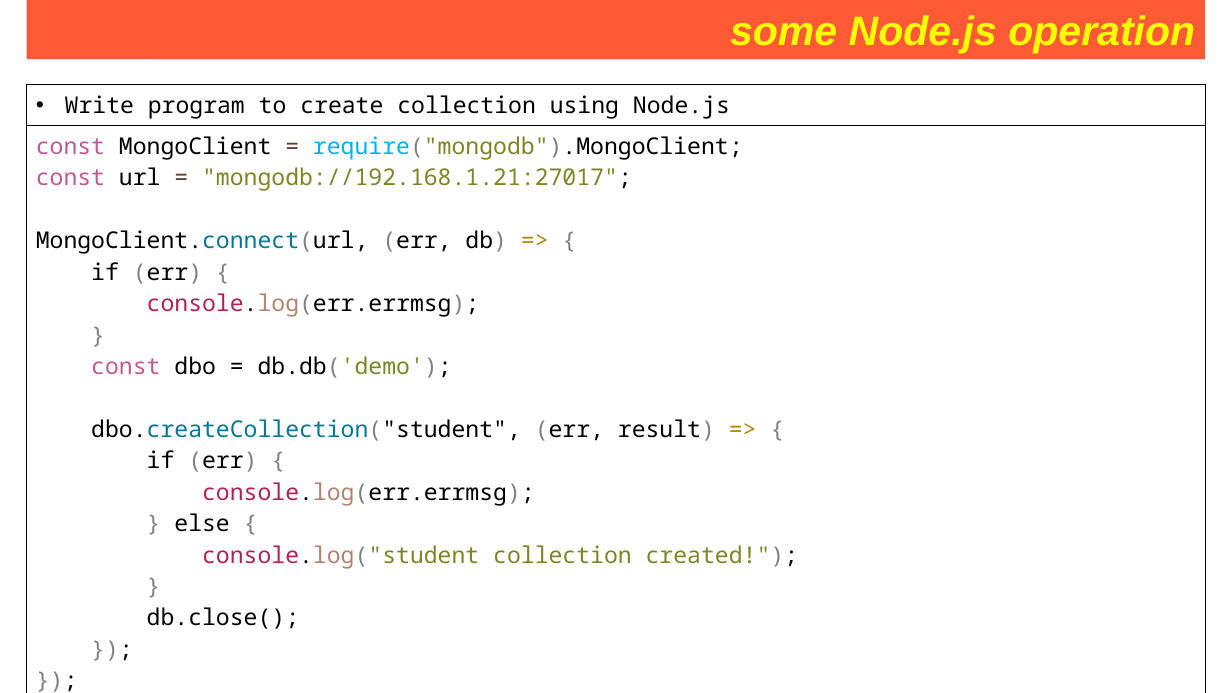
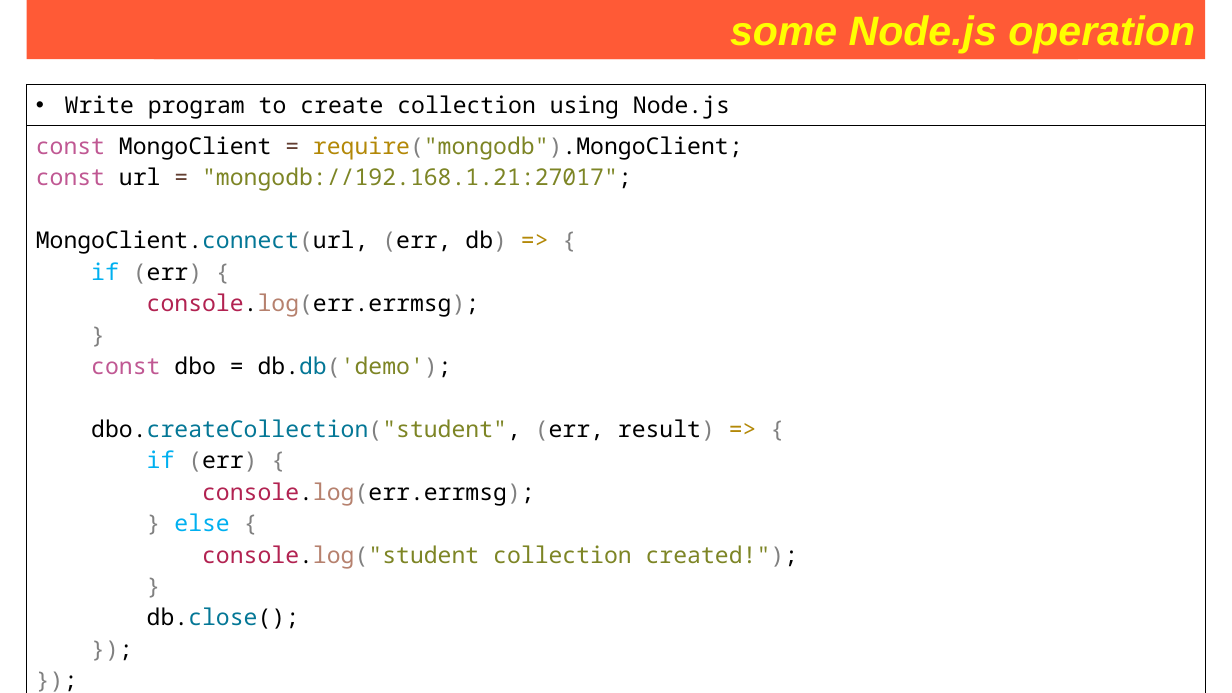
Before and after one commit to Saleel-Bagde/PPT-s, a slide deck: slide 248 of MongoDB PPT.pptx. Drawn at 1232x693 pixels with LibreOffice and Linux fonts; fonts in the diff are those of the drawing. Boxes give left, top, right and bottom in pixels: in the first picture for what was removed or moved away, otherwise in the second. Text is boxed around its words. In the diff, an @@ line names an element or a change of style, - is before the commit and + after.

```diff
--- a/MongoDB PPT.pptx
+++ b/MongoDB PPT.pptx
@@ table at bbox=[27, 85, 1206, 633] @@
@@ text colour #00B0F0 to #B38807 in "require("mongodb").MongoClient;" @@
@@ text colour #000000 to #00B0F0 in "if", "if", "else" @@
@@ text colour #000000 to #047796 in "db.db('demo');", "db.close();" @@
@@ text colour #000000 to #7D8525 in "dbo.createCollection("student"," @@
```
Also in this commit, not shown: 1 other slide changed.
